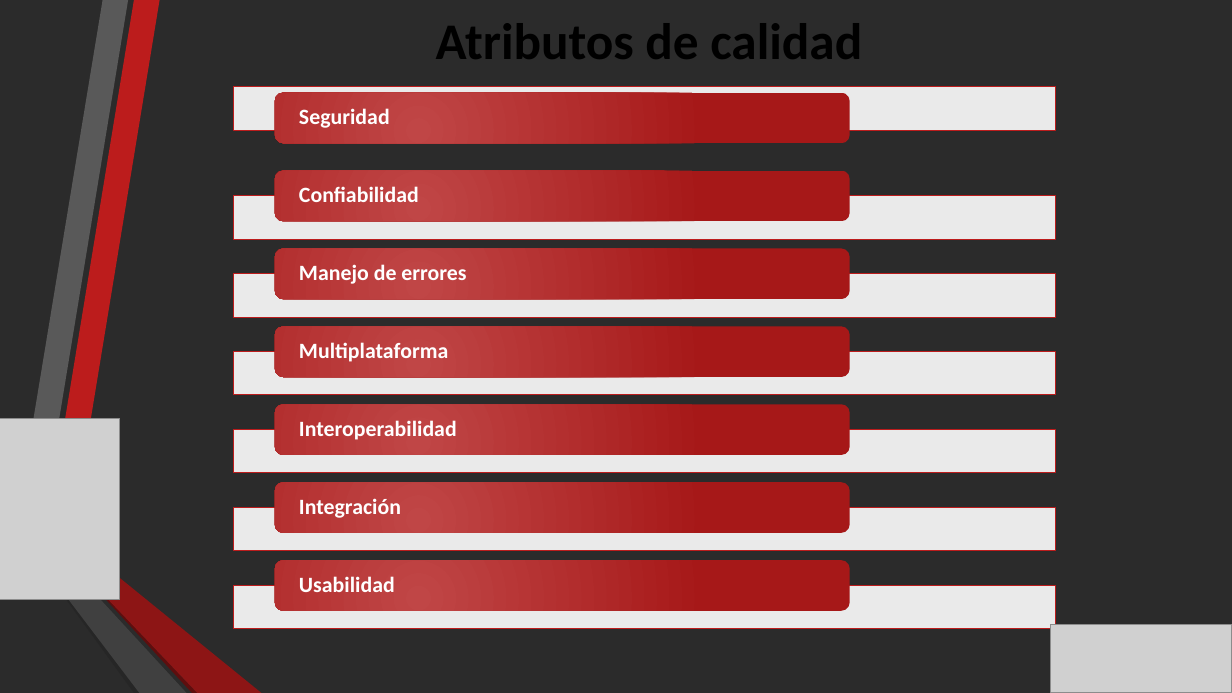
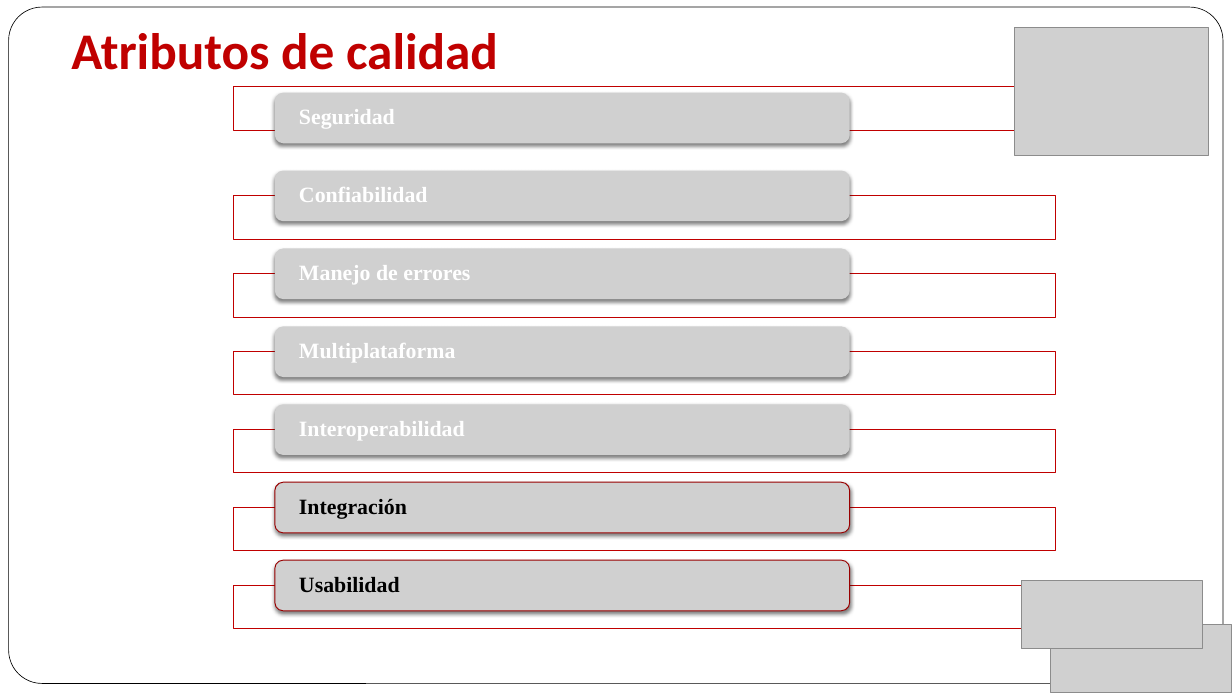
Before and after one commit to gaudisolutions/ecos, a slide deck: slide 13 of Proyecto I/Presentación/Arquitectura Objetivo MPLA.pptx (slide 21 before the commit). Drawn at 1232x693 pixels with LibreOffice and Linux fonts; fonts in the diff are those of the drawing; grey boxes stand for pictures; background and template pictures are left out; a plain dark background stands for a picture behind light text. Boxes give left, top, right and bottom in pixels: in the first picture for what was removed or moved away, otherwise in the second. Text is boxed around its words. In the diff, an @@ line names an element or a change of style, - is before the commit and + after.

```diff
--- a/Proyecto I/Presentación/Arquitectura Objetivo MPLA.pptx
+++ b/Proyecto I/Presentación/Arquitectura Objetivo MPLA.pptx
@@ background picture (left out) to #FFFFFF @@
@@ rounded rectangle added at (8, 7, 1223, 684), fill #FFFFFF, outline #000000 0.5 pt @@
@@ title "Atributos de calidad": place and size @@
-title "Atributos de calidad" at (436, 23, 862, 59)
+title "Atributos de calidad" at (71, 33, 498, 70)
@@ title "Atributos de calidad" at (71, 33, 498, 70): text colour #000000 to #C00000; alignment centre to left; vertical alignment middle to bottom @@
@@ picture added at (1015, 27, 1209, 155) @@
@@ picture removed at (0, 419, 119, 600) @@
@@ font Calibri to Times New Roman in 5 elements at (299, 109, 395, 128), (299, 187, 428, 202), (299, 265, 470, 284), (299, 343, 455, 362), (299, 421, 465, 440) @@
@@ text "Integración" at (299, 499, 407, 519): font Calibri to Times New Roman, text colour #FFFFFF to #000000 @@
@@ group removed at (15, 0, 262, 693): 6 freeform shapes @@
@@ group removed at (274, 92, 849, 611): 7 rounded rectangles @@
@@ group added at (274, 92, 849, 611): 7 pictures @@
@@ text "Usabilidad" at (299, 577, 400, 593): font Calibri to Times New Roman, text colour #FFFFFF to #000000 @@
@@ outline #BC1C1C 0.75 pt to #C00000 0.75 pt in 7 elements at (234, 87, 1055, 130), (234, 196, 1055, 239), (234, 274, 1055, 317), (234, 352, 1055, 396), (234, 430, 1055, 473), (234, 507, 1055, 551), (234, 586, 1055, 629) @@
@@ picture added at (1021, 580, 1202, 649) @@
```
Also in this commit, not shown: 20 other slides changed, 4 slides added, 12 slides removed, 1 other file.
